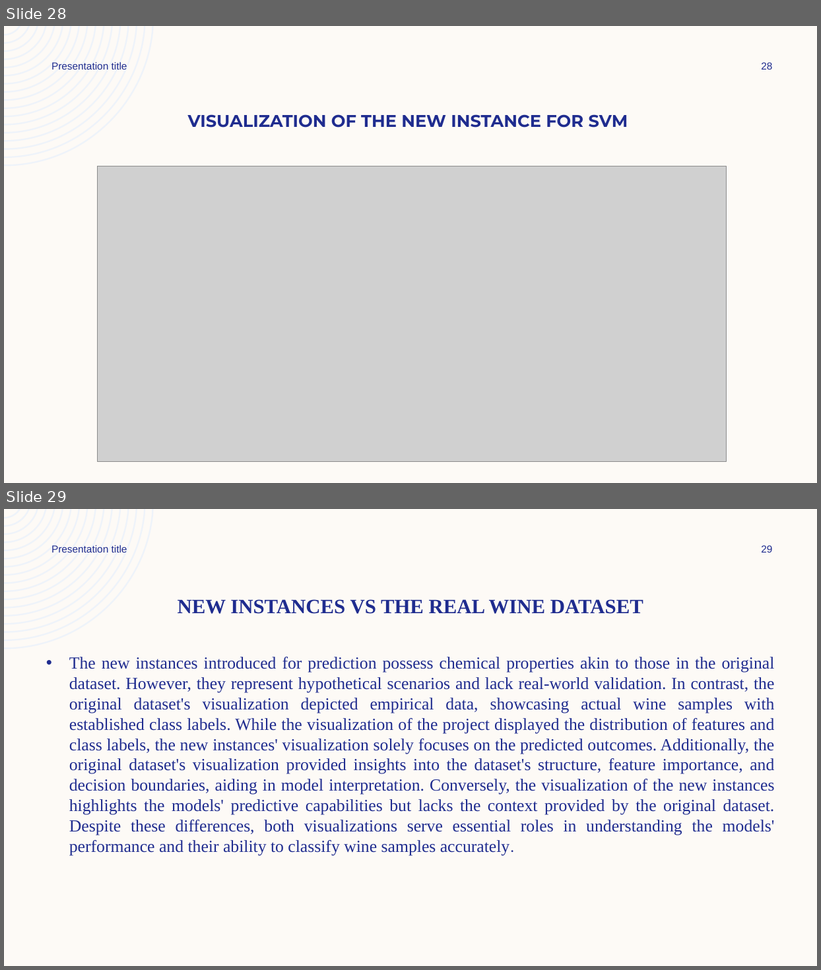
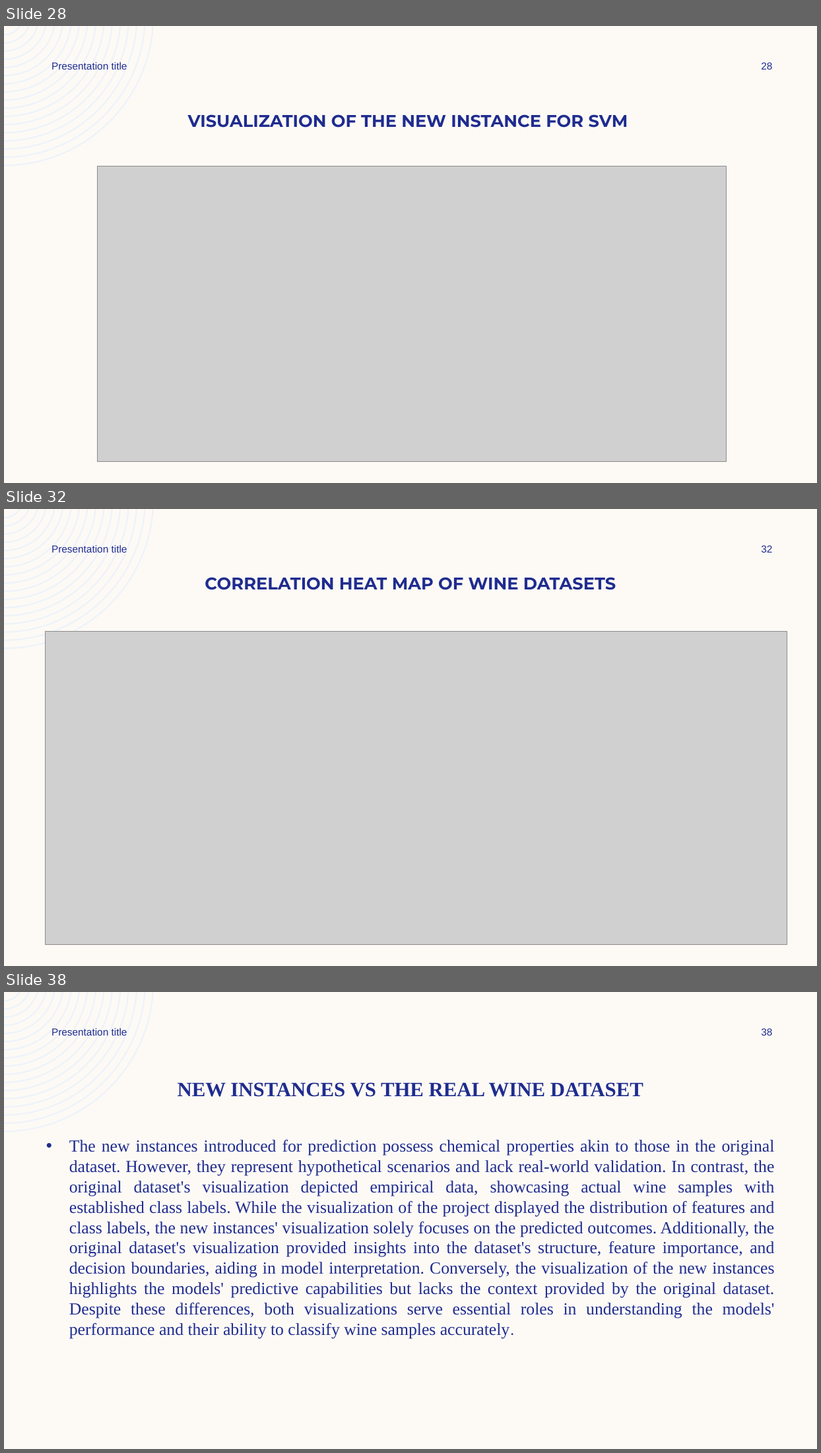
Before and after one commit to bigkebs/code-path-preview, a slide deck: Wine Classification Project_KBM_2024.pptx. Shown one above the other, each under a label of ours: slides 28 and 29 before the commit, slides 28, 32 and 38 after it; the slides between them are not shown. The pictures are 821x970 and 821x1453 pixels, drawn with LibreOffice and Linux fonts; fonts in the diff are those of the drawing; grey boxes stand for pictures. Boxes give left, top, right and bottom in pixels: in the first picture for what was removed or moved away, otherwise in the second. Text is boxed around its words. In the diff, an @@ line names an element or a change of style, - is before the commit and + after.

```diff
--- a/Wine Classification Project_KBM_2024.pptx
+++ b/Wine Classification Project_KBM_2024.pptx
@@ slide 32 added at bbox=[4, 509, 817, 966], background #FDFAF6; not listed: 1 template element that a slide beside it also shows @@
@@ text added at bbox=[52, 545, 127, 553], 12 pt, text #1F2C8F @@
+Presentation title
@@ page number added at bbox=[761, 545, 772, 553], 12 pt, text #1F2C8F @@
+32
@@ title added at bbox=[205, 577, 616, 590], 20 pt, text #1F2C8F, bold @@
+CORRELATION HEAT MAP OF WINE DATASETS
@@ picture added at bbox=[46, 632, 787, 945] @@
@@ what was slide 29 is now slide 38 @@
@@ page number at bbox=[761, 1028, 772, 1036]: text changed @@
-29
+38
```
Also in this commit, not shown: 1 slide changed, 10 other slides added.
